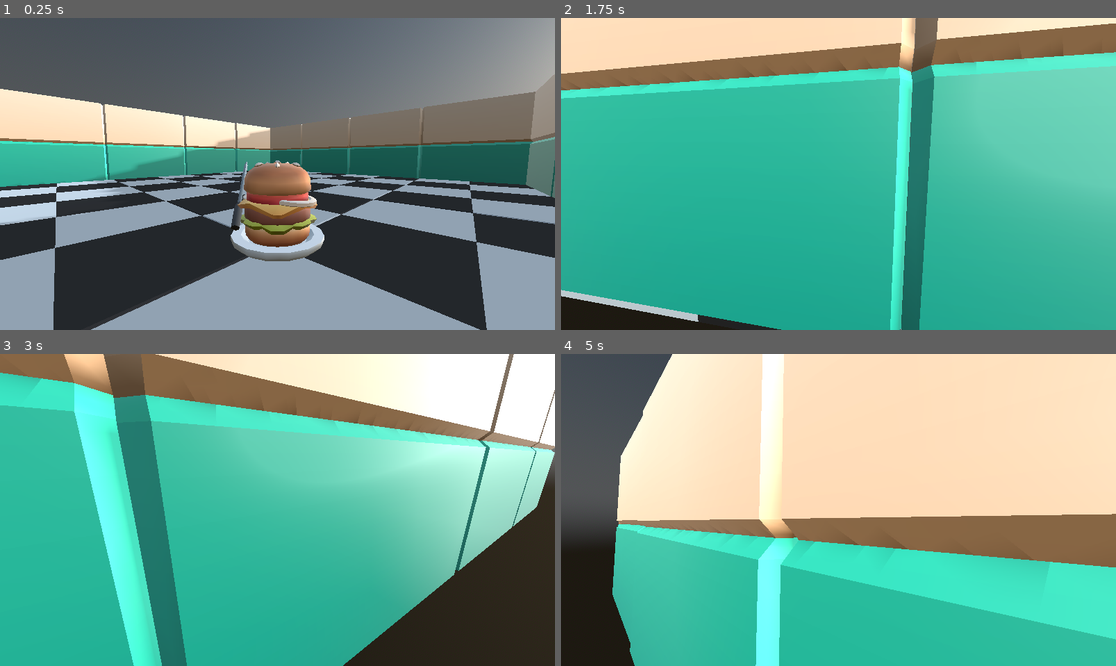
Above: before the commit, frames 1-4 (two rows, left to right).
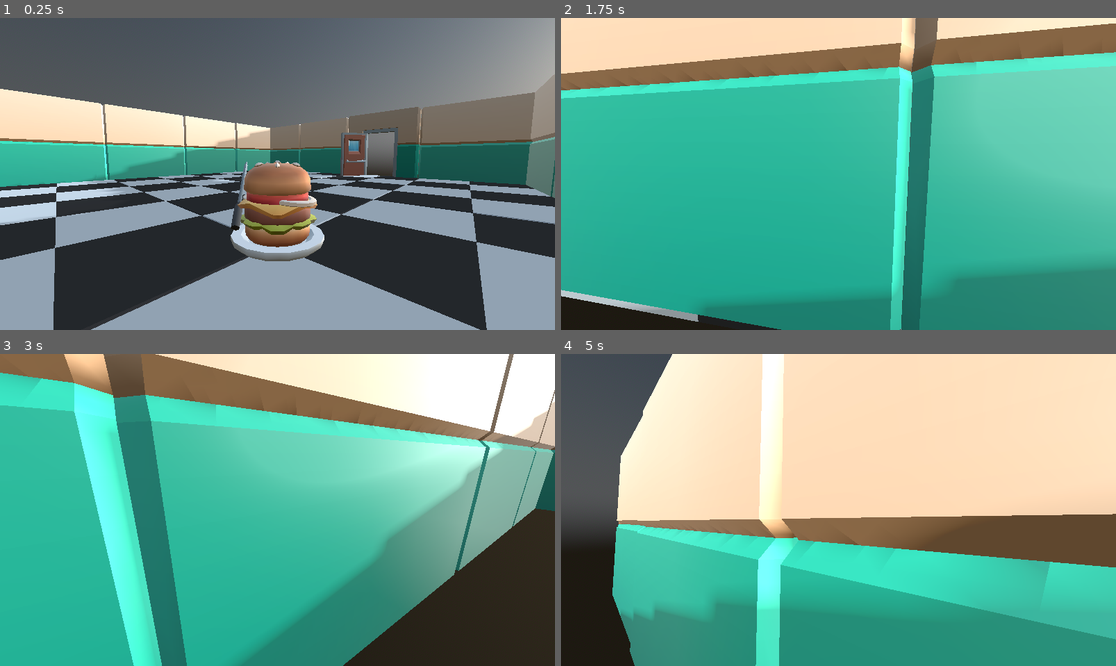
Above: after the commit, the same moments.

Repository: Lakkhy/Foodgame
Game: Godot game, scene res://level_1.tscn
The game is run twice, just before and just after one commit, with the same random seed, the same clock (stepped at 60 frames per second) and the same inputs. The project has no main scene, so this scene is started directly.
Inputs (mouse positions are in pixels of both pictures, inside the frame that each line leads up to):
- Up to frame 1 (0.25 s): no input
- Up to frame 2 (1.75 s): tap Enter at 0.5 s; move the mouse to (866, 174) at 0.52 s; hold D (right) 0.53-1.28 s; tap W (foward) at 0.6, 1.35 s; tap Space (jump) at 0.77, 1.52 s; move the mouse to (810, 174) at 1.27 s; hold S (back) from 1.28 s (still down)
- Up to frame 3 (3 s): tap Space (jump) at 2 s; move the mouse to (288, 503) at 2.02 s; release S (back) at 2.03 s; hold D (right) from 2.03 s (still down); tap W (foward) at 2.1, 2.85 s; move the mouse to (271, 516) at 2.77 s
- Up to frame 4 (5 s): tap Space (jump) at 3.02, 3.77, 4.52 s; move the mouse to (877, 513) at 3.52 s; release D (right) at 3.53 s; hold A (left) from 3.53 s (still down); tap W (foward) at 3.6, 4.35 s; move the mouse to (794, 506) at 4.27 s

The runs differ from the first frame. In frame 1, 1.8% of the frame differs, in the area x 15-97%, y 23-59%; in frame 2, 9.5%; in frame 3, 13%; in frame 4, 24%, in the area x 9-100%, y 51-100%.

Commit message:
1st room

Diff:
--- /dev/null
+++ b/doorway.tscn
@@ -0,0 +1,38 @@
+[gd_scene load_steps=5 format=3 uid="uid://vlt1epixcok2"]
+
+[ext_resource type="ArrayMesh" uid="uid://bywwkn07lvmc0" path="res://addons/kaykit_restaurant_bits/Assets/obj/wall_doorway.obj" id="1_xhey5"]
+[ext_resource type="PackedScene" uid="uid://r8p0qfja6l4w" path="res://addons/kaykit_restaurant_bits/Assets/gltf/door_B.gltf" id="2_32q1q"]
+
+[sub_resource type="BoxShape3D" id="BoxShape3D_uutvg"]
+size = Vector3(1.77384, 2.60023, 0.292557)
+
+[sub_resource type="BoxShape3D" id="BoxShape3D_ilcdl"]
+size = Vector3(1.18644, 4.01978, 0.508307)
+
+[node name="Node3D" type="Node3D"]
+
+[node name="door_B" parent="." instance=ExtResource("2_32q1q")]
+transform = Transform3D(-0.625243, 0, -0.78043, 0, 1, 0, 0.78043, 0, -0.625243, -0.329704, 0, -0.123179)
+
+[node name="CollisionShape3D" type="CollisionShape3D" parent="door_B"]
+transform = Transform3D(1, 0, 0, 0, 1, 0, 0, 0, 1, 0.773577, 1.3203, -0.0418435)
+shape = SubResource("BoxShape3D_uutvg")
+
+[node name="StaticBody3D" type="StaticBody3D" parent="."]
+
+[node name="CollisionShape3D3" type="CollisionShape3D" parent="StaticBody3D"]
+transform = Transform3D(-4.37114e-08, -1, 0, 1, -4.37114e-08, 0, 0, 0, 1, 0.494136, 3.39731, -0.33519)
+shape = SubResource("BoxShape3D_ilcdl")
+
+[node name="CollisionShape3D2" type="CollisionShape3D" parent="StaticBody3D"]
+transform = Transform3D(1, 0, 0, 0, 1, 0, 0, 0, 1, -0.876364, 1.98614, -0.33519)
+shape = SubResource("BoxShape3D_ilcdl")
+
+[node name="CollisionShape3D" type="CollisionShape3D" parent="StaticBody3D"]
+transform = Transform3D(1, 0, 0, 0, 1, 0, 0, 0, 1, 1.91137, 1.98614, -0.33519)
+shape = SubResource("BoxShape3D_ilcdl")
+
+[node name="WallDoorway" type="MeshInstance3D" parent="StaticBody3D"]
+transform = Transform3D(1, 0, 0, 0, 1, 0, 0, 0, 1, 0.50165, 0, -0.33519)
+mesh = ExtResource("1_xhey5")
+skeleton = NodePath("../..")
--- a/level_1.tscn
+++ b/level_1.tscn
@@ -1,8 +1,9 @@
-[gd_scene load_steps=7 format=3 uid="uid://bm5moclncidn6"]
+[gd_scene load_steps=8 format=3 uid="uid://bm5moclncidn6"]
 
 [ext_resource type="PackedScene" uid="uid://dob0yj3bxwcc8" path="res://floor.tscn" id="1_do078"]
 [ext_resource type="PackedScene" uid="uid://bu7r8cayrnx1o" path="res://character.tscn" id="2_xugwp"]
 [ext_resource type="PackedScene" uid="uid://in7sofwt30gg" path="res://wall.tscn" id="3_a7kcf"]
+[ext_resource type="PackedScene" uid="uid://vlt1epixcok2" path="res://doorway.tscn" id="4_6v8dr"]
 
 [sub_resource type="PhysicalSkyMaterial" id="PhysicalSkyMaterial_nyv5y"]
 
@@ -36,7 +37,10 @@
 transform = Transform3D(-0.733564, 0, -0.679621, 0, 1, 0, 0.679621, 0, -0.733564, -0.147099, 0.0114128, -0.178961)
 
 [node name="wall" parent="." instance=ExtResource("3_a7kcf")]
-transform = Transform3D(1, 0, 0, 0, 1, 0, 0, 0, 1, 3.90003, -0.697774, 3.77629)
+transform = Transform3D(1, 0, 0, 0, 1, 0, 0, 0, 1, 12.0016, -0.697774, 3.77629)
+
+[node name="wall5" parent="." instance=ExtResource("3_a7kcf")]
+transform = Transform3D(1, 0, 0, 0, 1, 0, 0, 0, 1, -7.97569, -0.697774, 3.77629)
 
 [node name="wall2" parent="." instance=ExtResource("3_a7kcf")]
 transform = Transform3D(-4.37114e-08, 0, 1, 0, 1, 0, -1, 0, -4.37114e-08, 3.90003, -0.697774, 3.77629)
@@ -46,3 +50,6 @@
 
 [node name="wall4" parent="." instance=ExtResource("3_a7kcf")]
 transform = Transform3D(-4.37114e-08, 0, -1, 0, 1, 0, 1, 0, -4.37114e-08, 3.90003, -0.697774, 3.77629)
+
+[node name="doorway" parent="." instance=ExtResource("4_6v8dr")]
+transform = Transform3D(-0.999986, 0, 0.00525344, 0, 1, 0, -0.00525344, 0, -0.999986, 2.63691, -0.127045, 11.3404)
